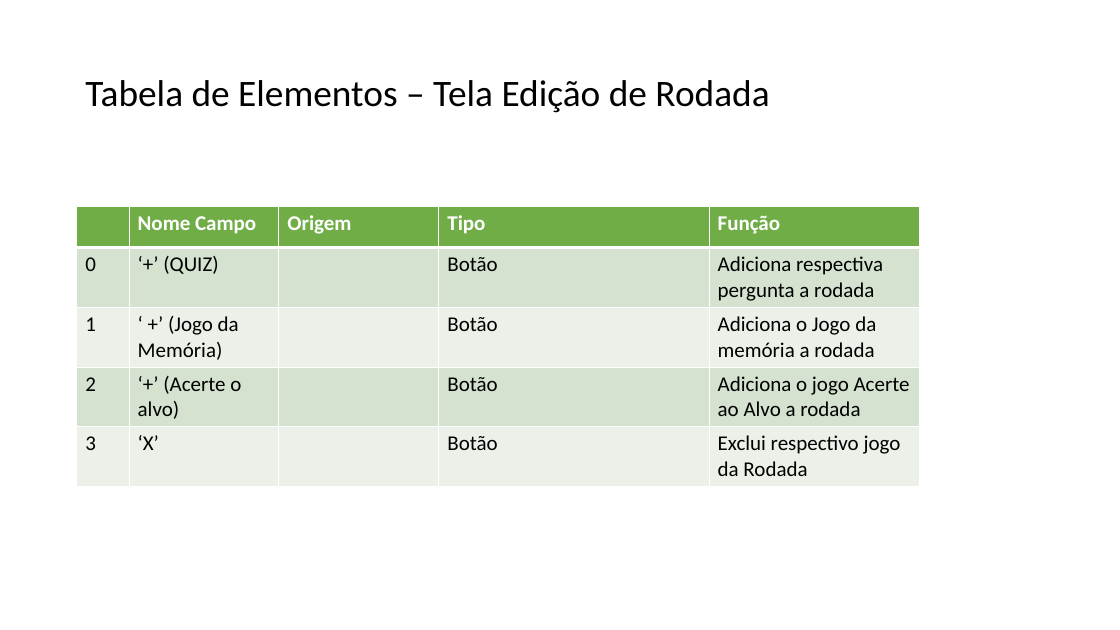
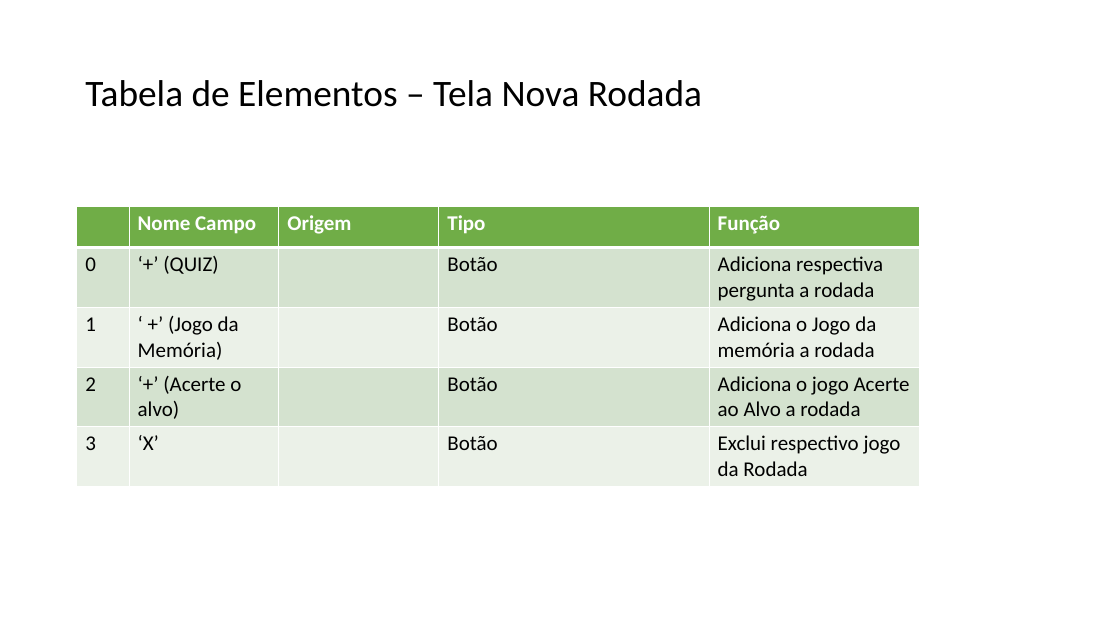
Before and after one commit to NathanReis/FTT-Recicla, a slide deck: slide 33 of DocumentacaoProjeto/Protótipo_Visual.pptx (slide 22 before the commit). Drawn at 1120x630 pixels with LibreOffice and Linux fonts; fonts in the diff are those of the drawing. Boxes give left, top, right and bottom in pixels: in the first picture for what was removed or moved away, otherwise in the second. Text is boxed around its words. In the diff, an @@ line names an element or a change of style, - is before the commit and + after.

Commit message:
diagrama inicia rodada atualizado

```diff
--- a/DocumentacaoProjeto/Protótipo_Visual.pptx
+++ b/DocumentacaoProjeto/Protótipo_Visual.pptx
@@ title at [85,80,702,107]: text changed @@
-Tabela de Elementos – Tela Edição de Rodada
+Tabela de Elementos – Tela Nova Rodada
```
Also in this commit, not shown: 1 other slide changed, 6 other files.
